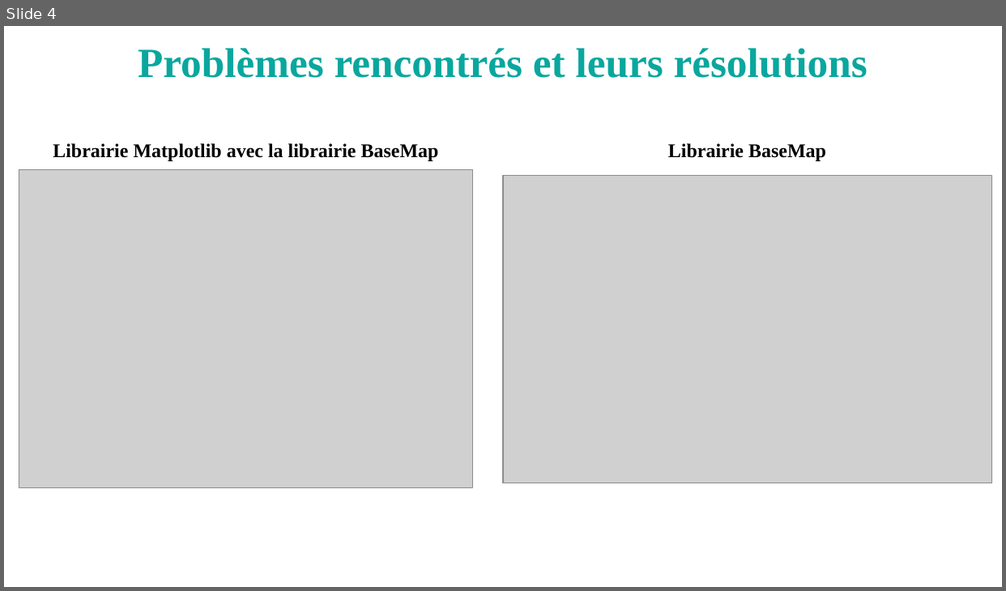
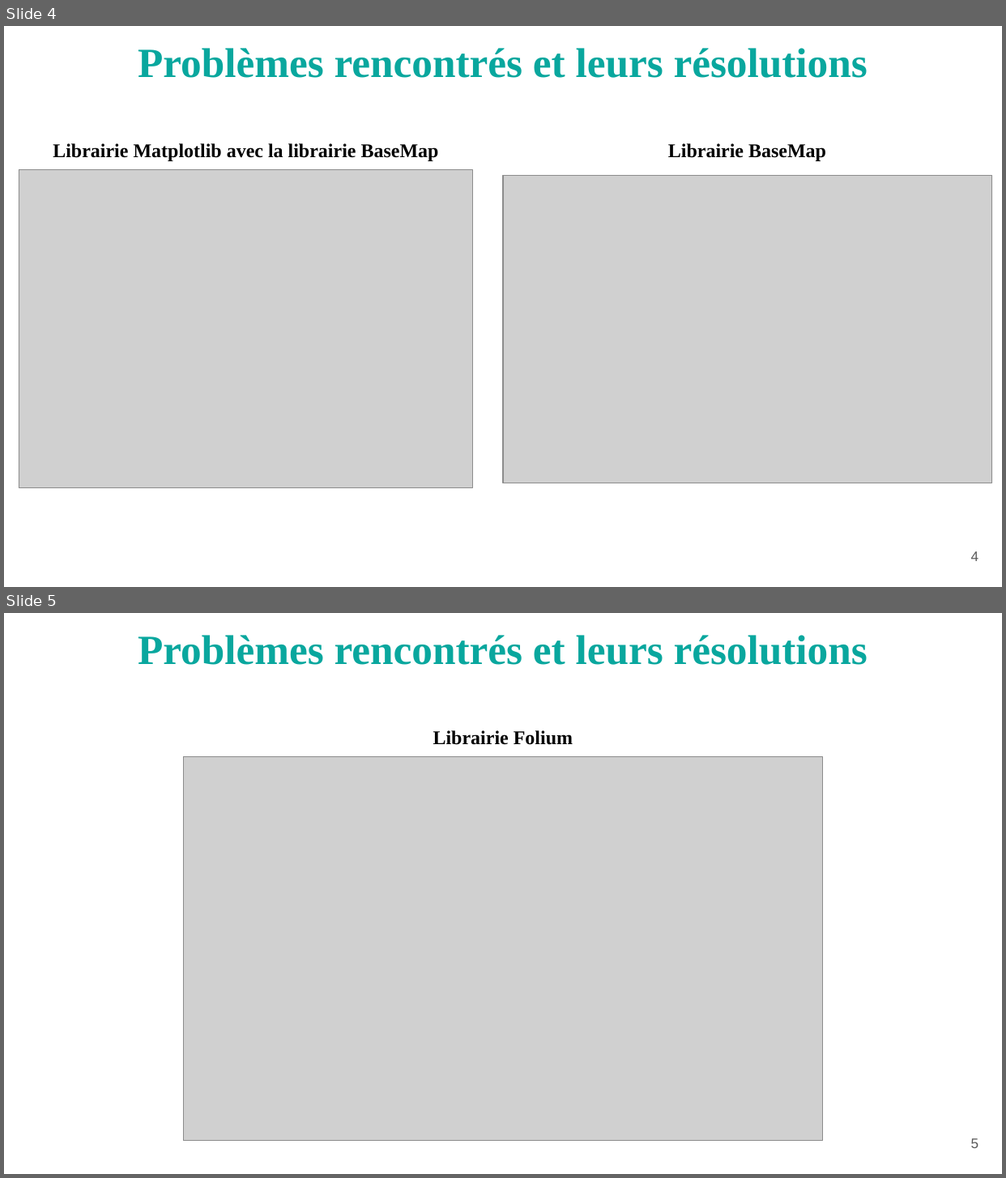
Before and after one commit to SaiedS/Gari, a slide deck: Rapport_Stage_GroupeB_PowerPoint.pptx. Shown one above the other, each under a label of ours: slide 4 before the commit, slides 4 and 5 after it. The pictures are 1006x591 and 1006x1178 pixels, drawn with LibreOffice and Linux fonts; fonts in the diff are those of the drawing; grey boxes stand for pictures. Boxes give left, top, right and bottom in pixels: in the first picture for what was removed or moved away, otherwise in the second. Text is boxed around its words. In the diff, an @@ line names an element or a change of style, - is before the commit and + after.

```diff
--- a/Rapport_Stage_GroupeB_PowerPoint.pptx
+++ b/Rapport_Stage_GroupeB_PowerPoint.pptx
@@ slide 5 added at (4, 613, 1002, 1174), background #FFFFFF @@
@@ title added at (138, 635, 867, 665), 30 pt, text #09A79E, bold @@
+Problèmes rencontrés et leurs résolutions
@@ text added at (433, 730, 573, 745), 14 pt, text #000000, bold @@
+Librairie Folium
@@ picture added at (184, 756, 823, 1141) @@
@@ page number added at (971, 1139, 979, 1148), 10 pt, text #595959 @@
+5
@@ slide 4 changed as well @@
@@ page number added at (971, 552, 979, 561), 10 pt, text #595959 @@
+4
```
Also in this commit, not shown: 10 other slides changed, 1 other slide added, 1 slide removed, 3 other files.
